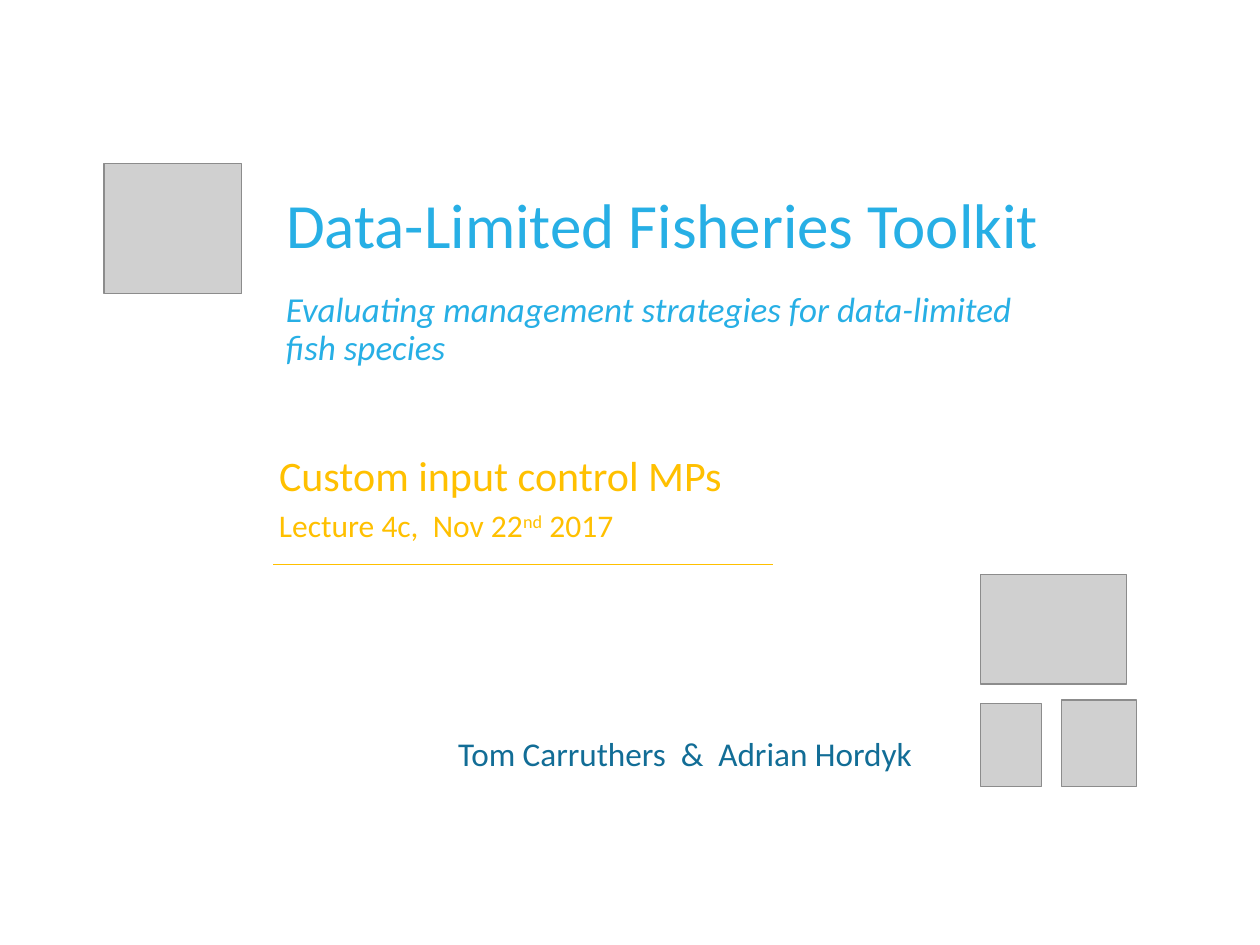
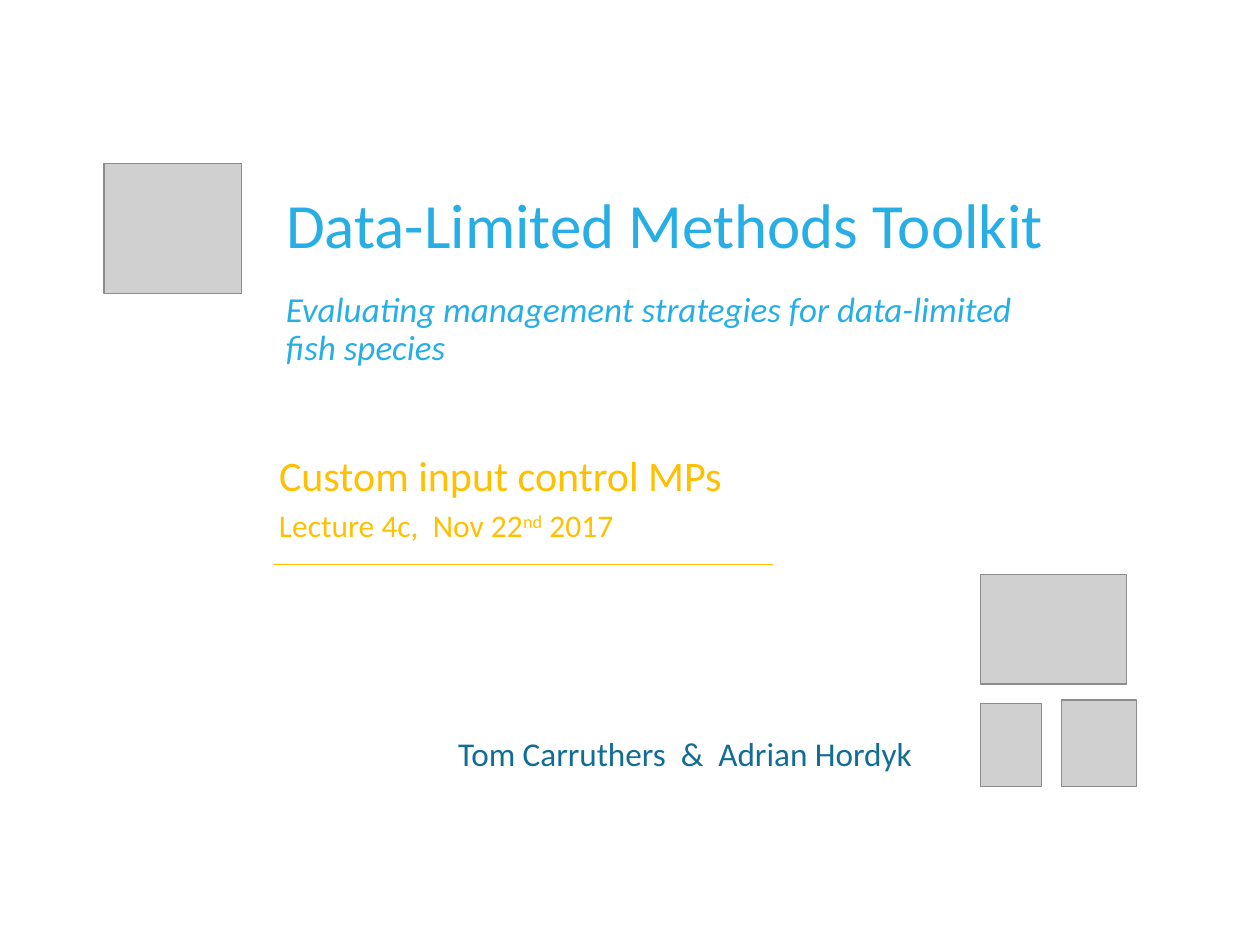
Before and after one commit to DLMtool/DLMDev, a slide deck: slide 1 of Disused code/Misc/DLM_DFO/Lectures/4 Making recommendations/L4c Custom input control MPs.pptx. Drawn at 1260x945 pixels with LibreOffice and Linux fonts; fonts in the diff are those of the drawing; grey boxes stand for pictures. Boxes give left, top, right and bottom in pixels: in the first picture for what was removed or moved away, otherwise in the second. Text is boxed around its words. In the diff, an @@ line names an element or a change of style, - is before the commit and + after.

```diff
--- a/Disused code/Misc/DLM_DFO/Lectures/4 Making recommendations/L4c Custom input control MPs.pptx
+++ b/Disused code/Misc/DLM_DFO/Lectures/4 Making recommendations/L4c Custom input control MPs.pptx
@@ subtitle at [286,204,1043,249]: text changed @@
-Data-Limited Fisheries Toolkit
+Data-Limited Methods Toolkit
```
Also in this commit, not shown: 18 other files.
